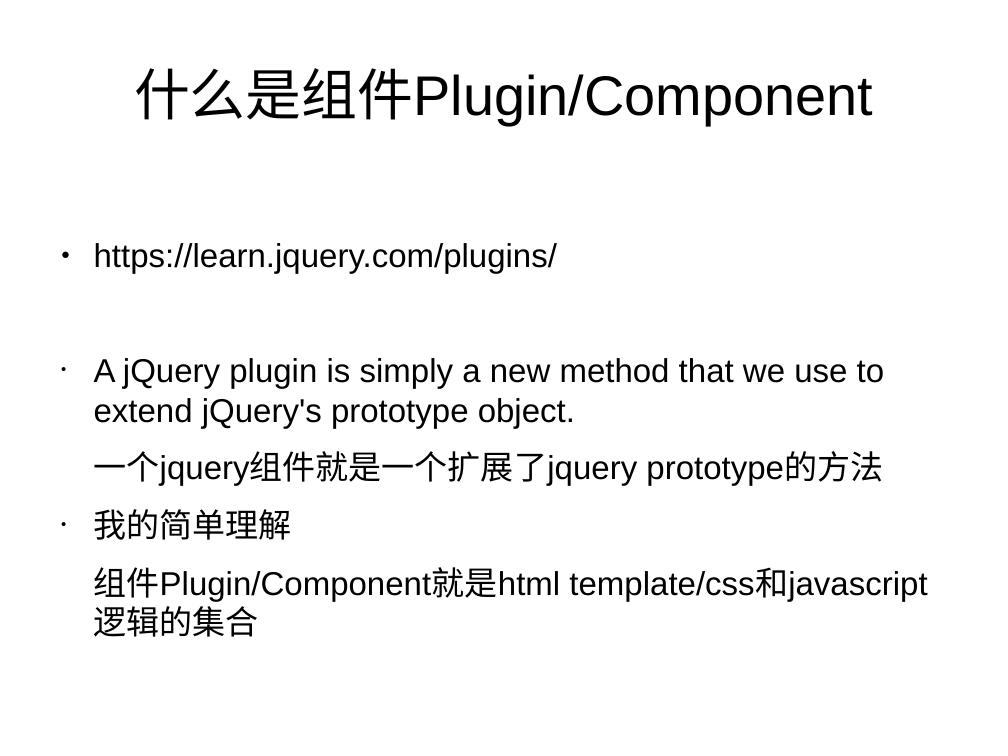
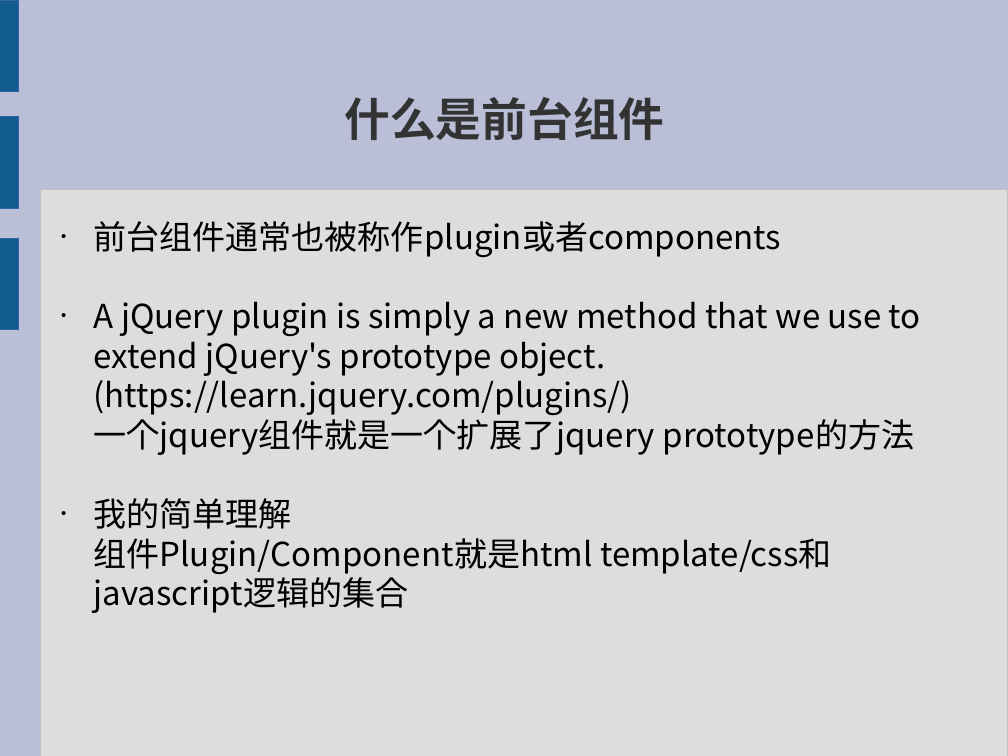
Before and after one commit to xiaoyuan521/jquery_plugin, a slide deck: slide 3 of jquery_plugin.odp (slide 2 before the commit). Drawn at 1008x756 pixels with LibreOffice and Linux fonts; fonts in the diff are those of the drawing. Boxes give left, top, right and bottom in pixels: in the first picture for what was removed or moved away, otherwise in the second. Text is boxed around its words. In the diff, an @@ line names an element or a change of style, - is before the commit and + after.

```diff
--- a/jquery_plugin.odp
+++ b/jquery_plugin.odp
@@ background #FFFFFF to #BABED6 @@
@@ rectangle added at (0,0,18,91), fill #125C8D, outline #3465A4 0 pt @@
@@ rectangle added at (0,117,18,209), fill #125C8D, outline #3465A4 0 pt @@
@@ title at (344,97,664,140): text changed; size 44 to 36 pt; font Arial to Noto Sans CJK SC; text colour #000000 to #333333; bold on @@
-什么是组件Plugin/Component
+什么是前台组件
@@ rectangle added at (40,189,1008,756), fill #DDDDDD, outline #C0C0C0 0 pt @@
@@ rectangle added at (0,238,18,329), fill #125C8D, outline #3465A4 0 pt @@
@@ text at (94,221,782,258): text changed; font Arial to Noto Sans CJK SC @@
-● https://learn.jquery.com/plugins/
+• 前台组件通常也被称作plugin或者components
@@ text at (94,301,921,575): font Arial to Noto Sans CJK SC in "A jQuery plugin is simply a new ...", "一个jquery组件就是一个扩展了jquery prototype的方法", "我的简单理解", "组件Plugin/Component就是html template/css和javascript逻辑的集合"; less space between paragraphs @@
@@ text at (94,374,632,416): paragraph added @@
+(https://learn.jquery.com/plugins/)
```
Also in this commit, not shown: 14 other slides changed, 4 slides added, 3 slides removed, 1 other file.
